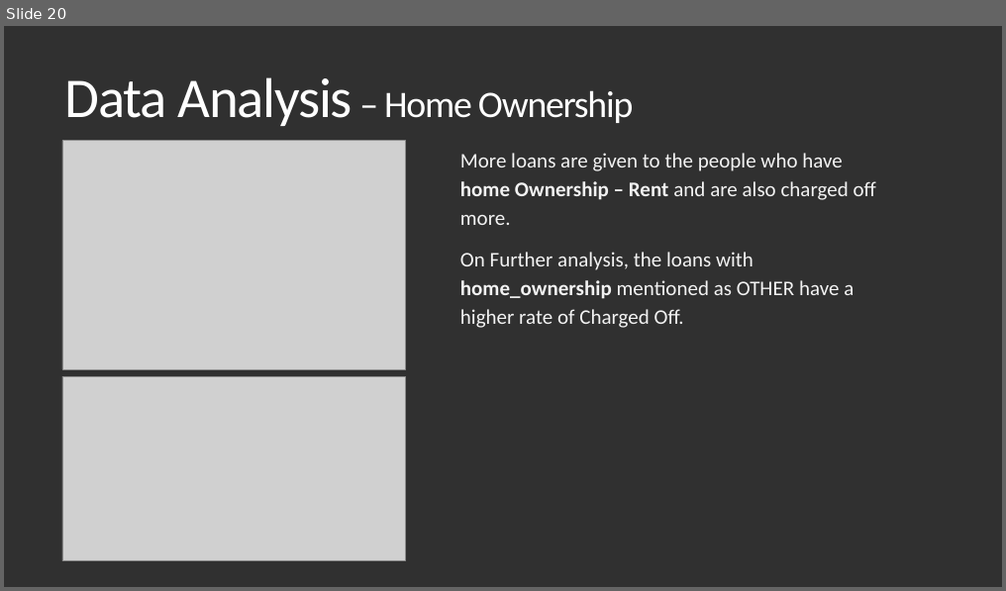
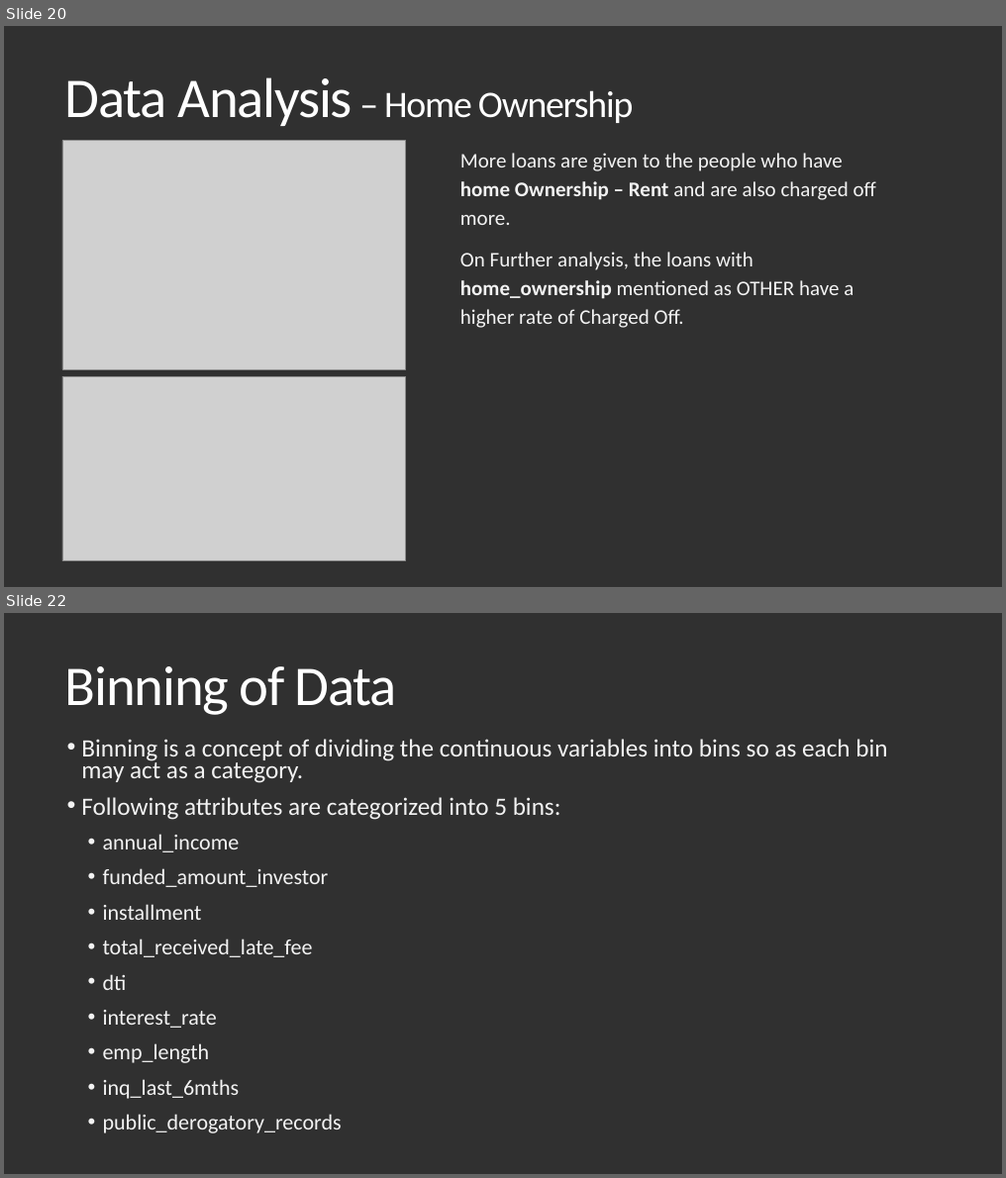
Before and after one commit to Vasista-Eranki/LendingClubCaseStudy, a slide deck: Lending Club Case Study.pptx. Shown one above the other, each under a label of ours: slide 20 before the commit, slides 20 and 22 after it; the slides between them are not shown. The pictures are 1006x591 and 1006x1178 pixels, drawn with LibreOffice and Linux fonts; fonts in the diff are those of the drawing; grey boxes stand for pictures. Boxes give left, top, right and bottom in pixels: in the first picture for what was removed or moved away, otherwise in the second. Text is boxed around its words. In the diff, an @@ line names an element or a change of style, - is before the commit and + after.

```diff
--- a/Lending Club Case Study.pptx
+++ b/Lending Club Case Study.pptx
@@ slide 22 added at <box>4,613,1002,1174</box>, background #303030 @@
@@ title added at <box>65,666,397,715</box>, 54 pt, text #FFFFFF @@
+Binning of Data
@@ text added at <box>81,739,887,1134</box>, 21 pt, text #F2F2F2 @@
+• Binning is a concept of dividing the continuous variables into bins so as each bin may act as a category.
+• Following attributes are categorized into 5 bins:
+  • annual_income
+  • funded_amount_investor
+  • installment
+  • total_received_late_fee
+  • dti
+  • interest_rate
+  • emp_length
+  • inq_last_6mths
+  • public_derogatory_records
```
Also in this commit, not shown: 1 slide changed, 13 other slides added.
